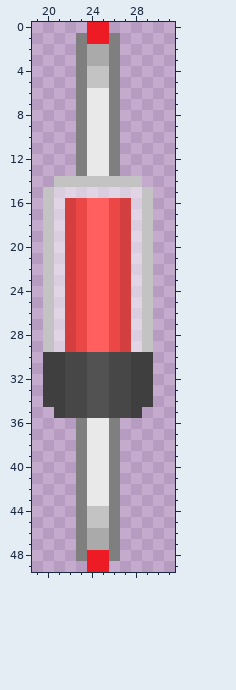
A pixel-art sprite gets an edit: UCBeditor/element/solid/D/DO-35.png. Above: the version before the commit.
The file is 50x50 pixels. Colours within 5 levels of each other are drawn and written as one. Shown: x 19..31, y 0..49.
After the commit:
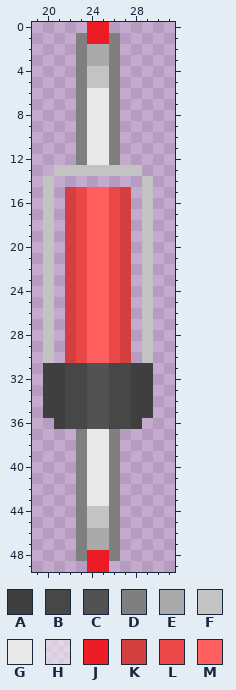
Palette (. is transparent): A #3f3f3f  B #474747  C #525252  D #7f7f7f  E #aaaaaa  F #c3c3c3  G #e9e9e9  H #ffffff7f  J #ed1c24  K #d33f3f  L #eb4747  M #ff5f5f
Change:
y 13: x 21..28 ..DGGD.. -> FFFFFFFF
y 14: x 20..29 .FFFFFFFF. -> F........F
y 15: x 21..28 HHHHHHHH -> .KLMMLK.
y 16..29: x 21 H -> .; x 28 H -> .
y 30: x 20..29 AABBCCBBAA -> F.KLMMLK.F
y 35: x 20 . -> A; x 29 . -> A
y 36: x 21..28 ..DGGD.. -> ABBCCBBA
Changed places in both pictures, as pixel boxes (x1, y1, x2, y2):
changed: (43, 165, 153, 429)
